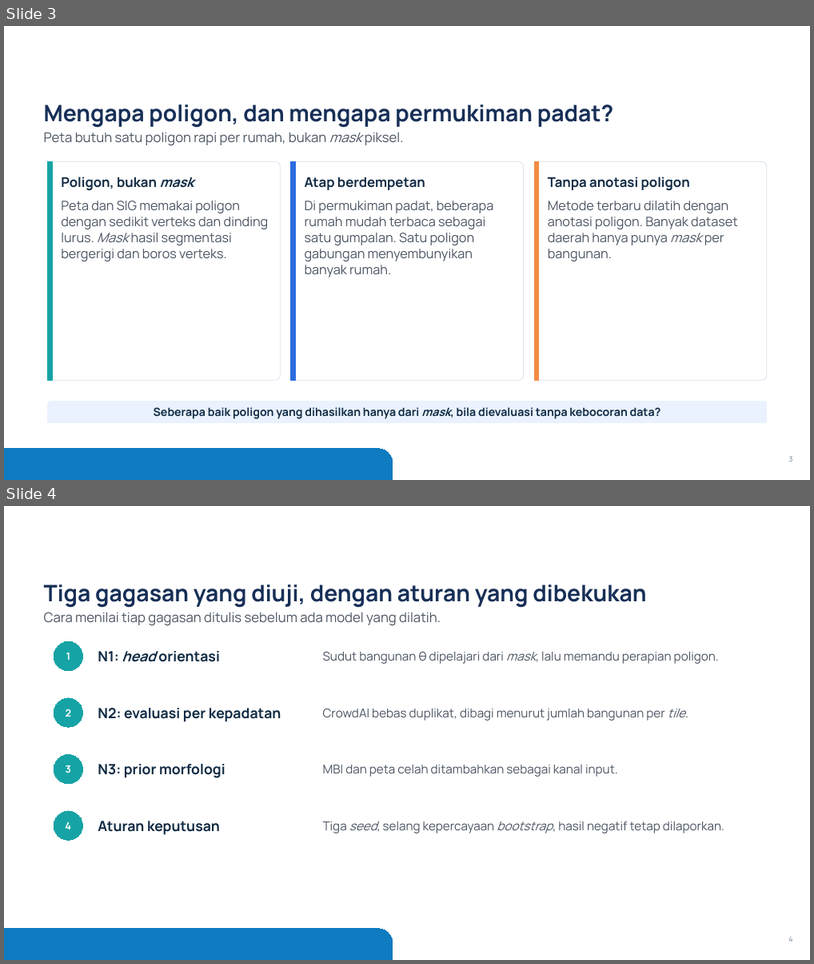
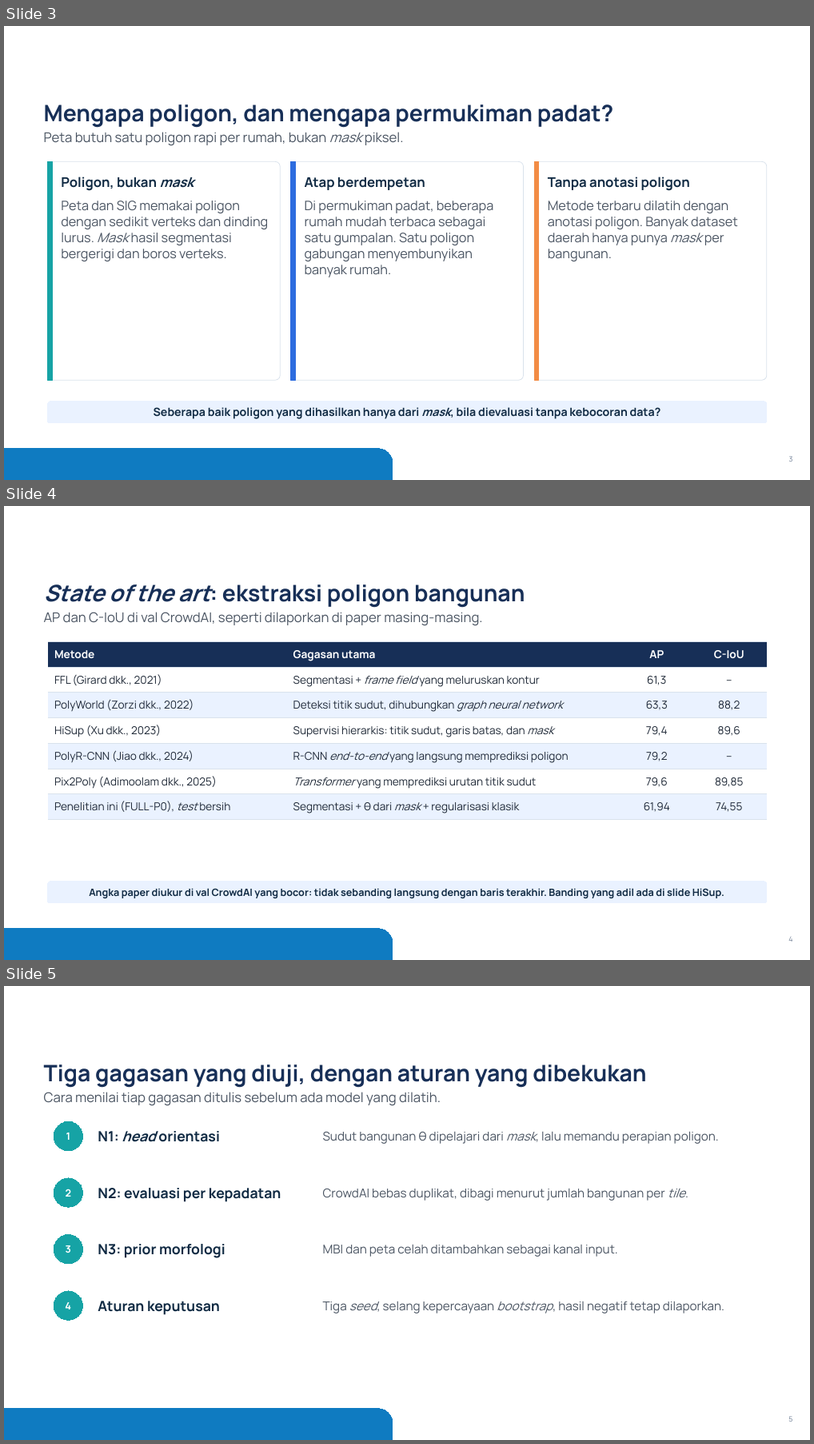
Before and after one commit to mahathirmuh/building-footprint-extraction, a slide deck: slides/densepoly.pptx. Shown one above the other, each under a label of ours: slides 3 and 4 before the commit, slides 3, 4 and 5 after it. The pictures are 814x964 and 814x1444 pixels, drawn with LibreOffice and Linux fonts; fonts in the diff are those of the drawing; background and template pictures are left out. Boxes give left, top, right and bottom in pixels: in the first picture for what was removed or moved away, otherwise in the second. Text is boxed around its words. In the diff, an @@ line names an element or a change of style, - is before the commit and + after.

Commit message:
Add two slides: the state of the art and the classical image processing used in the pipeline
The state-of-the-art table quotes the numbers printed in the other papers through new NReported* macros
(configs/paper_numbers.yaml); the deck has 22 slides and the spoken script follows.

```diff
--- a/slides/densepoly.pptx
+++ b/slides/densepoly.pptx
@@ slide 4 added at (4, 506, 810, 960), background #FFFFFF; not listed: 1 template element that a slide beside it also shows @@
@@ title added at (44, 584, 525, 608), 27 pt, text #172F57, bold @@
+State of the art: ekstraksi poligon bangunan
@@ text added at (44, 612, 482, 626), 16 pt, text #4B5563 @@
+AP dan C-IoU di val CrowdAI, seperti dilaporkan di paper masing-masing.
@@ table added at (47, 641, 767, 816), 7 rows, 4 columns @@
+Metode | Gagasan utama | AP | C-IoU
+FFL (Girard dkk., 2021) | Segmentasi + frame field yang meluruskan kontur | 61,3 | –
+PolyWorld (Zorzi dkk., 2022) | Deteksi titik sudut, dihubungkan graph neural network | 63,3 | 88,2
+HiSup (Xu dkk., 2023) | Supervisi hierarkis: titik sudut, garis batas, dan mask | 79,4 | 89,6
+PolyR-CNN (Jiao dkk., 2024) | R-CNN end-to-end yang langsung memprediksi poligon | 79,2 | –
+Pix2Poly (Adimoolam dkk., 2025) | Transformer yang memprediksi urutan titik sudut | 79,6 | 89,85
+Penelitian ini (FULL-P0), test bersih | Segmentasi + θ dari mask + regularisasi klasik | 61,94 | 74,55
@@ rounded rectangle added at (47, 881, 767, 903), fill #EAF2FF, outline #EAF2FF 0.75 pt, 12 pt, text #102A43, bold @@
+Angka paper diukur di val CrowdAI yang bocor: tidak sebanding langsung dengan baris terakhir. Banding yang adil ada di slide HiSup.
@@ page number added at (789, 936, 793, 941), 8.5 pt, text #718096 @@
+4
@@ what was slide 4 is now slide 5 @@
```
Also in this commit, not shown: 1 slide changed, 1 other slide added, 8 other files.
